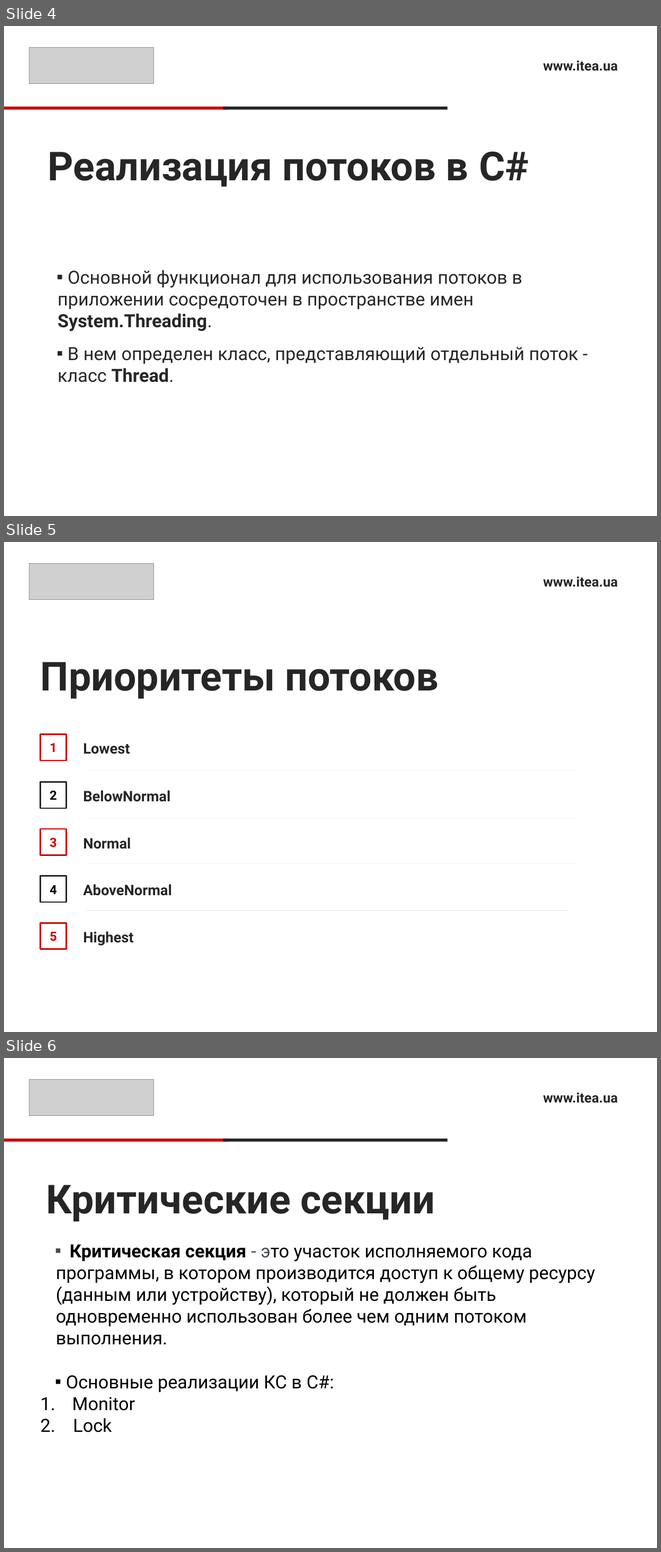
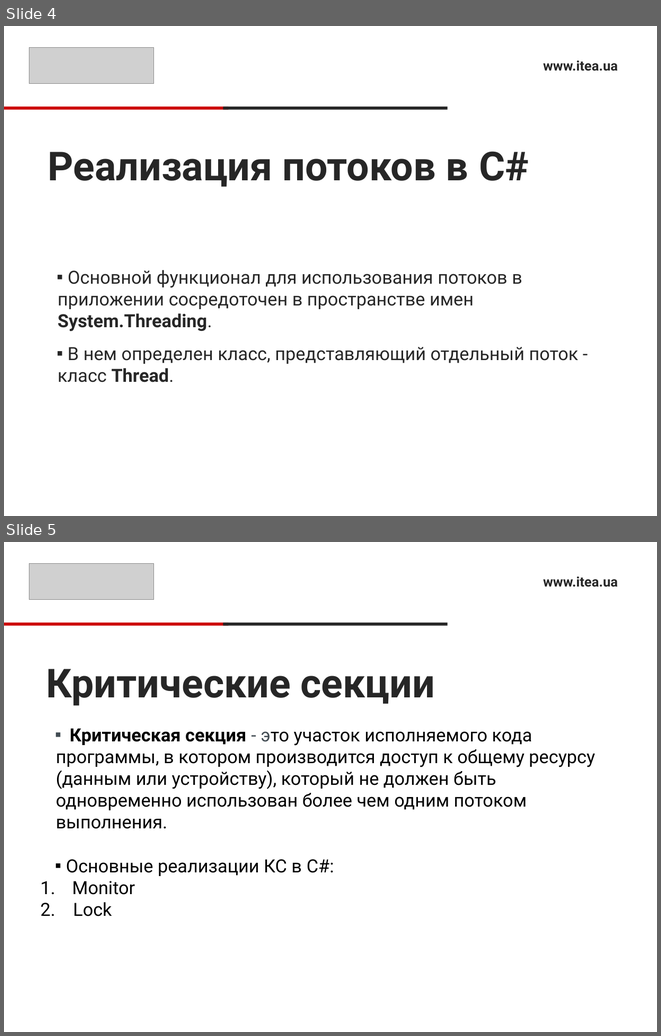
Before and after one commit to RusyaOne/CSharpAdvanced---19.01.2021, a slide deck: 12.Threads/ThreadsPresentation.pptx. Shown one above the other, each under a label of ours: slides 4, 5 and 6 before the commit, slides 4 and 5 after it. The pictures are 661x1552 and 661x1036 pixels, drawn with LibreOffice and Linux fonts; fonts in the diff are those of the drawing; grey boxes stand for pictures. Boxes give left, top, right and bottom in pixels: in the first picture for what was removed or moved away, otherwise in the second. Text is boxed around its words. In the diff, an @@ line names an element or a change of style, - is before the commit and + after.

```diff
--- a/12.Threads/ThreadsPresentation.pptx
+++ b/12.Threads/ThreadsPresentation.pptx
@@ slide 5 removed at [4, 542, 657, 1032], background #FFFFFF @@
@@ picture removed at [29, 564, 153, 599] @@
@@ text removed at [543, 576, 618, 587] @@
-www.itea.ua
@@ title removed at [41, 662, 438, 699] @@
-Приоритеты потоков
@@ rectangle removed at [41, 734, 67, 760] @@
-1
@@ text removed at [83, 743, 130, 754] @@
-Lowest
@@ line removed from (86, 770) to (574, 770) @@
@@ rectangle removed at [41, 782, 67, 808] @@
-2
@@ text removed at [83, 790, 170, 802] @@
-BelowNormal
@@ line removed from (86, 818) to (574, 818) @@
@@ rectangle removed at [41, 829, 67, 855] @@
-3
@@ text removed at [83, 837, 131, 849] @@
-Normal
@@ line removed from (86, 863) to (574, 863) @@
@@ rectangle removed at [41, 876, 67, 902] @@
-4
@@ text removed at [83, 884, 171, 896] @@
-AboveNormal
@@ rectangle removed at [41, 923, 67, 949] @@
-5
@@ line removed from (86, 910) to (569, 910) @@
@@ text removed at [83, 931, 133, 945] @@
-Highest
@@ what was slide 6 is now slide 5 @@
```
Also in this commit, not shown: 4 slides changed, 7 other files.
